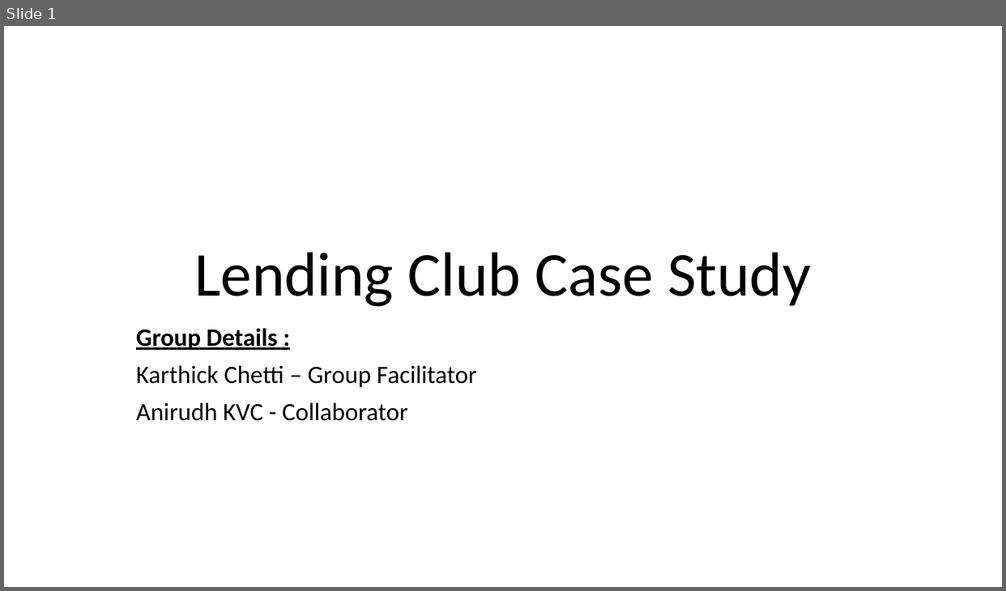
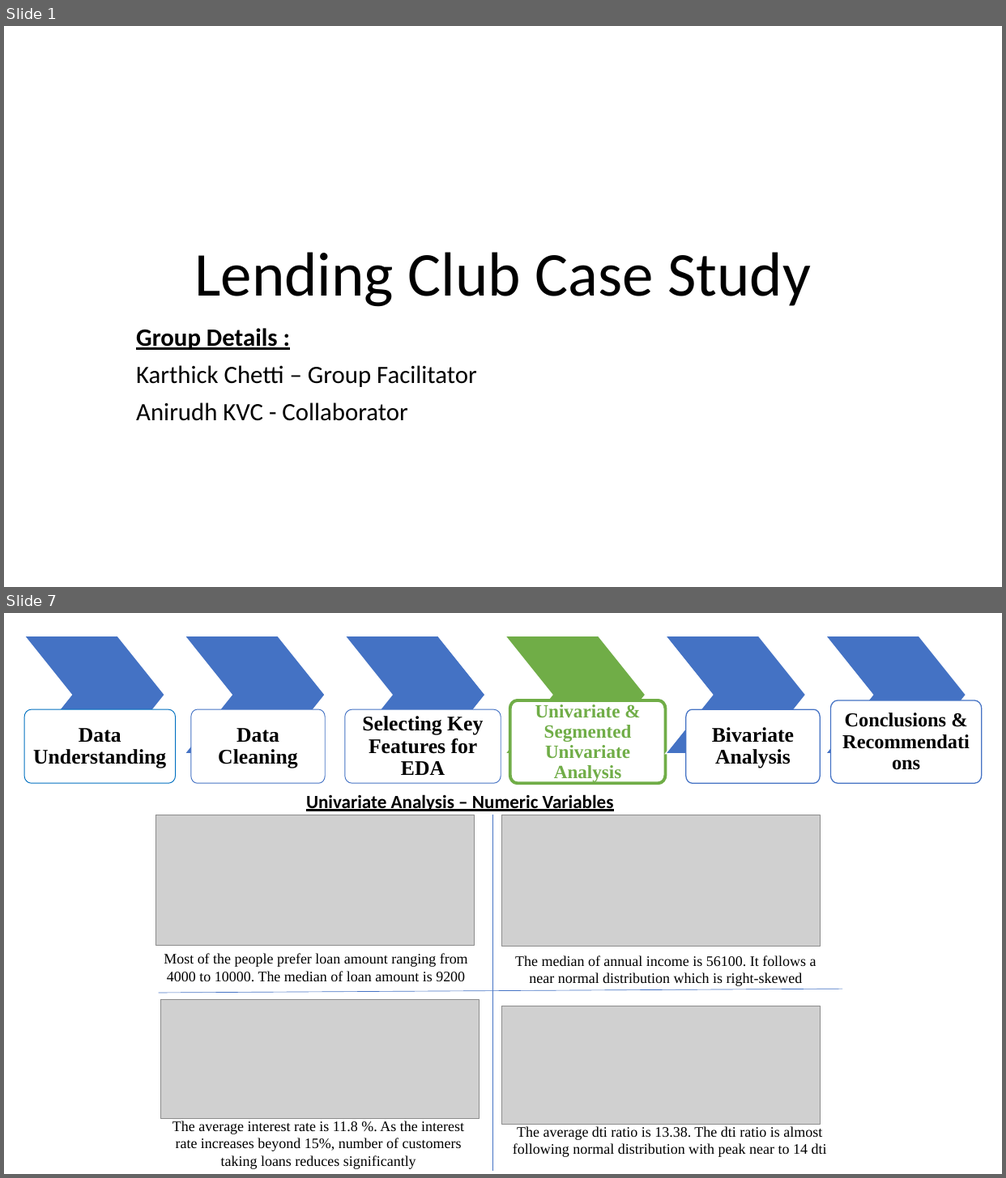
Before and after one commit to karthickchetti/LendingClubCaseStudy, a slide deck: LC_EDA.pptx. Shown one above the other, each under a label of ours: slide 1 before the commit, slides 1 and 7 after it; the slides between them are not shown. The pictures are 1006x591 and 1006x1178 pixels, drawn with LibreOffice and Linux fonts; fonts in the diff are those of the drawing; grey boxes stand for pictures. Boxes give left, top, right and bottom in pixels: in the first picture for what was removed or moved away, otherwise in the second. Text is boxed around its words. In the diff, an @@ line names an element or a change of style, - is before the commit and + after.

```diff
--- a/LC_EDA.pptx
+++ b/LC_EDA.pptx
@@ slide 7 added at box(4, 613, 1002, 1174), background #FFFFFF @@
@@ group added at box(24, 636, 982, 784): 6 chevrons, 6 freeform shapes @@
+Data Understanding
+Data Cleaning
+Selecting Key Features for EDA
+Univariate & Segmented Univariate Analysis
+Bivariate Analysis
+Conclusions & Recommendations
@@ text added at box(306, 794, 614, 811), 18 pt, text #000000, bold, underline @@
+Univariate Analysis – Numeric Variables
@@ picture added at box(156, 815, 474, 945) @@
@@ line added from (493, 815) to (493, 1171), #4472C4 0.5 pt @@
@@ picture added at box(502, 815, 820, 946) @@
@@ text added at box(164, 953, 468, 982), 14 pt, text #000000 @@
+Most of the people prefer loan amount ranging from 4000 to 10000. The median of loan amount is 9200
@@ text added at box(515, 956, 816, 986), 14 pt, text #000000 @@
+The median of annual income is 56100. It follows a near normal distribution which is right-skewed
@@ line added from (158, 994) to (842, 989), #4472C4 0.5 pt @@
@@ picture added at box(160, 1000, 479, 1119) @@
@@ picture added at box(502, 1006, 820, 1124) @@
@@ text added at box(172, 1121, 464, 1169), 14 pt, text #000000 @@
+The average interest rate is 11.8 %. As the interest rate increases beyond 15%, number of customers taking loans reduces significantly
@@ text added at box(513, 1127, 827, 1157), 14 pt, text #000000 @@
+The average dti ratio is 13.38. The dti ratio is almost following normal distribution with peak near to 14 dti
```
Also in this commit, not shown: 3 slides changed, 2 other slides added, 1 slide removed, 1 other file.
